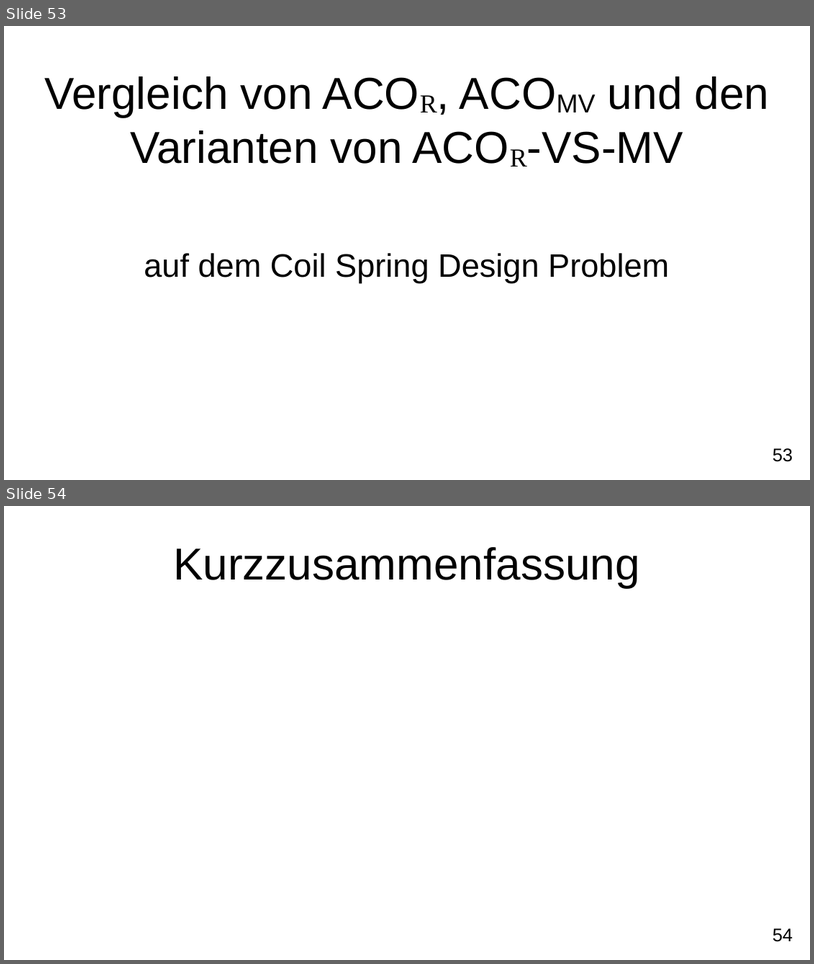
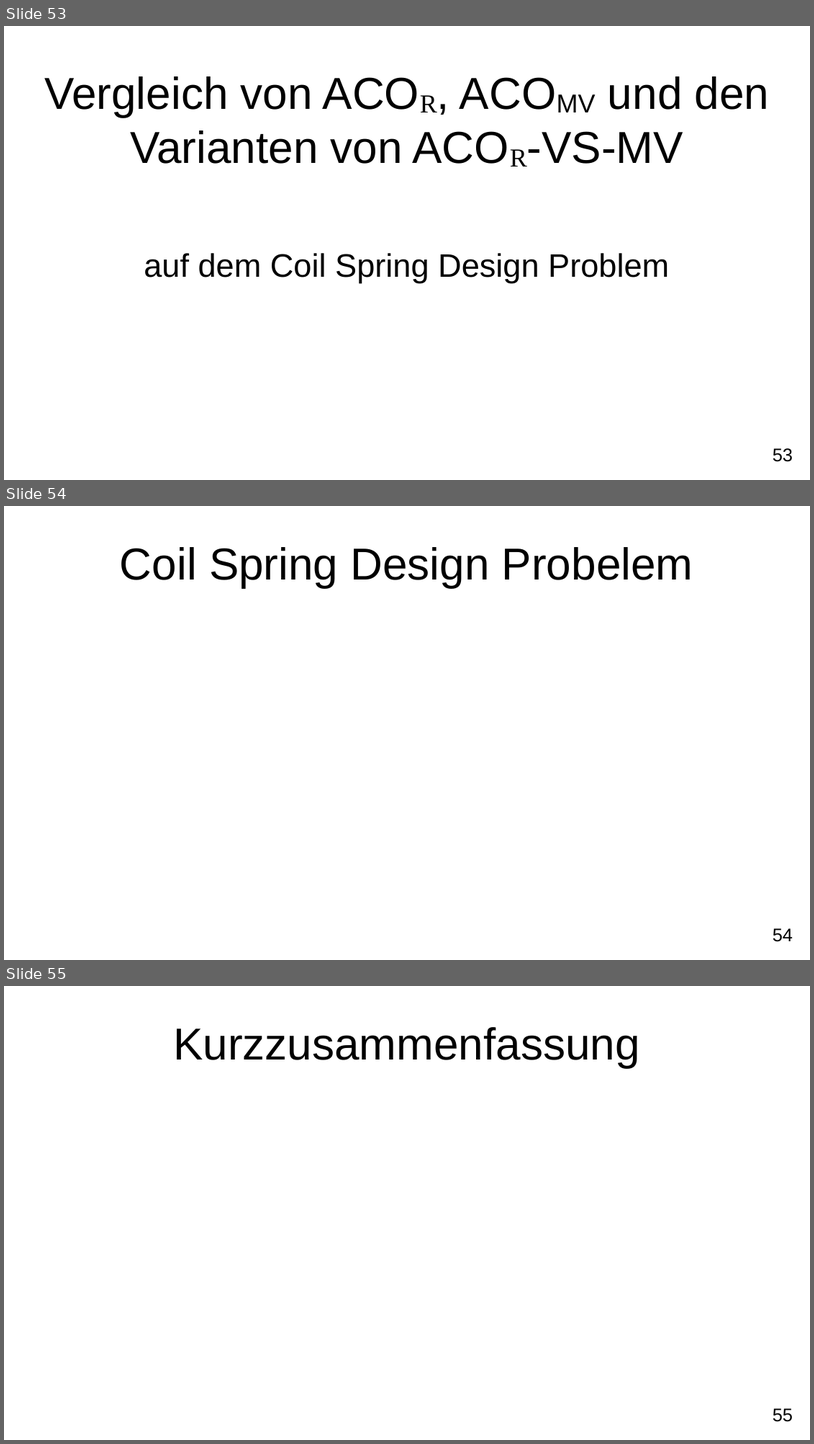
Before and after one commit to FXJackAll/Masterarbeit_Code, a slide deck: Masterarbeit_Verteidigung/Masterarbeit_Verteidigung.odp. Shown one above the other, each under a label of ours: slides 53 and 54 before the commit, slides 53, 54 and 55 after it. The pictures are 814x964 and 814x1444 pixels, drawn with LibreOffice and Linux fonts; fonts in the diff are those of the drawing; background and template pictures are left out. Boxes give left, top, right and bottom in pixels: in the first picture for what was removed or moved away, otherwise in the second. Text is boxed around its words. In the diff, an @@ line names an element or a change of style, - is before the commit and + after.

```diff
--- a/Masterarbeit_Verteidigung/Masterarbeit_Verteidigung.odp
+++ b/Masterarbeit_Verteidigung/Masterarbeit_Verteidigung.odp
@@ slide 54 added at bbox=[4, 506, 810, 960], background #FFFFFF; not listed: 1 template element that a slide beside it also shows @@
@@ title added at bbox=[120, 547, 694, 587], 44 pt, text #000000 @@
+Coil Spring Design Probelem
@@ what was slide 54 is now slide 55 @@
@@ page number at bbox=[773, 1408, 793, 1422]: text changed @@
-54
+55
```
Also in this commit, not shown: 5 slides changed, 3 other slides added, 2 slides removed, 13 other files.
